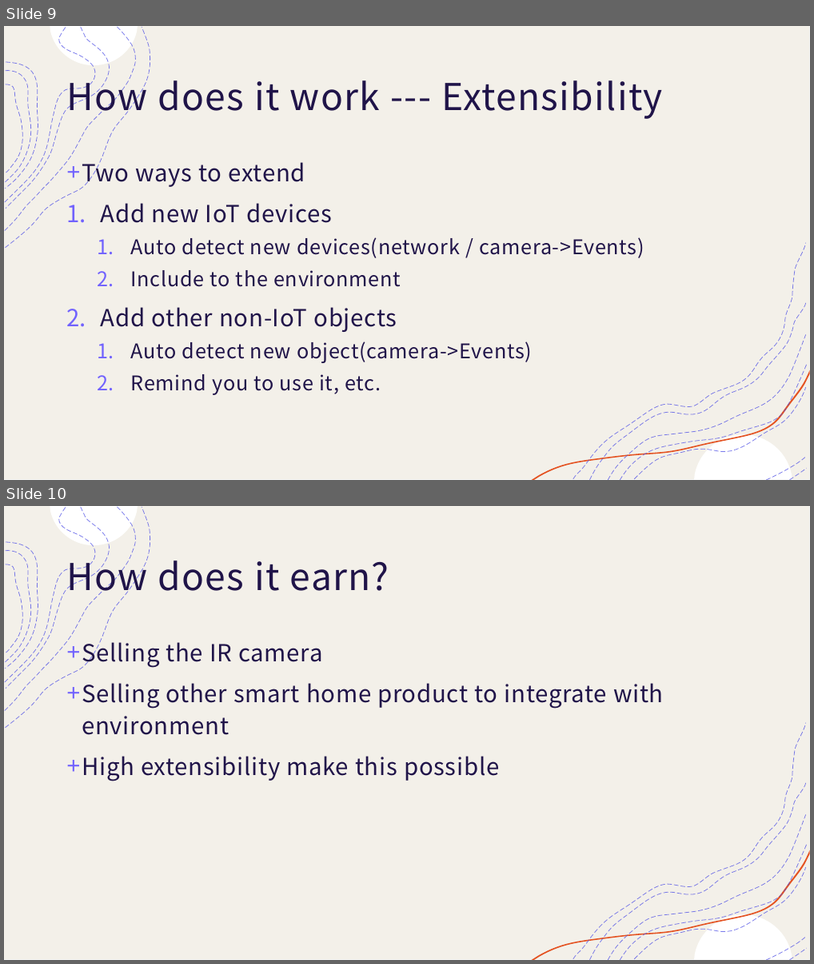
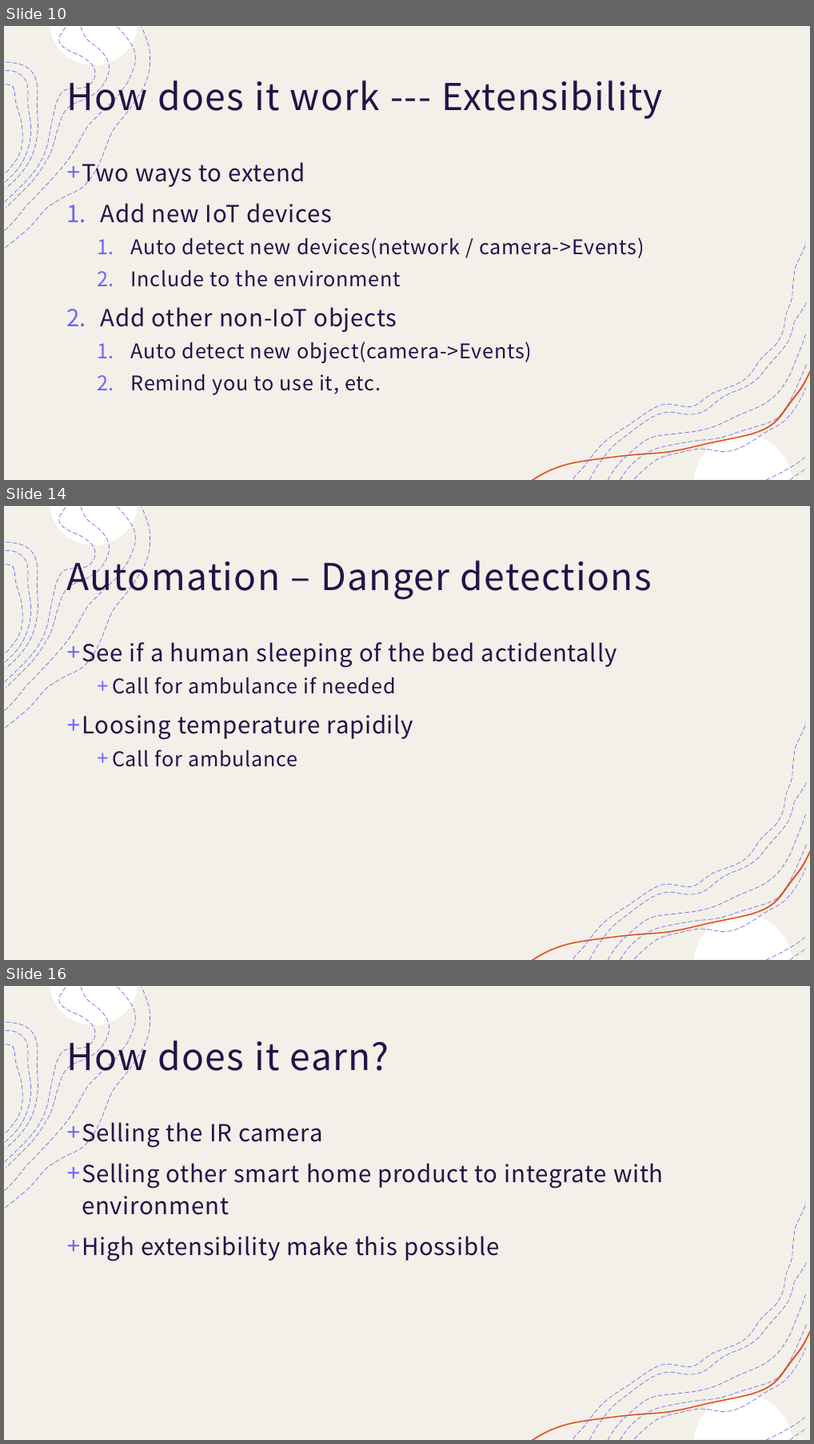
Before and after one commit to smarttommyau/aiot_bedroom, a slide deck: project_documents/AIOT bedroom.pptx. Shown one above the other, each under a label of ours: slides 9 and 10 before the commit, slides 10, 14 and 16 after it; the slides between them are not shown. The pictures are 814x964 and 814x1444 pixels, drawn with LibreOffice and Linux fonts; fonts in the diff are those of the drawing. Boxes give left, top, right and bottom in pixels: in the first picture for what was removed or moved away, otherwise in the second. Text is boxed around its words. In the diff, an @@ line names an element or a change of style, - is before the commit and + after.

Commit message:
Add danger detection, fix connection bugs, improve networking Poster almost fin only reqire yt video

```diff
--- a/project_documents/AIOT bedroom.pptx
+++ b/project_documents/AIOT bedroom.pptx
@@ slide 14 added at box(4, 506, 810, 960), background #FFFFFF; not listed: 18 template elements that a slide beside it also shows @@
@@ title added at box(66, 552, 652, 600), 44 pt, text #201449 @@
+Automation – Danger detections
@@ text added at box(82, 638, 617, 767), 28 pt, text #201449 @@
++ See if a human sleeping of the bed actidentally
+  + Call for ambulance if needed
++ Loosing temperature rapidily
+  + Call for ambulance
@@ what was slide 9 is now slide 10 @@
@@ what was slide 10 is now slide 16 @@
```
Also in this commit, not shown: 3 slides changed, 5 other slides added, 52 other files.
